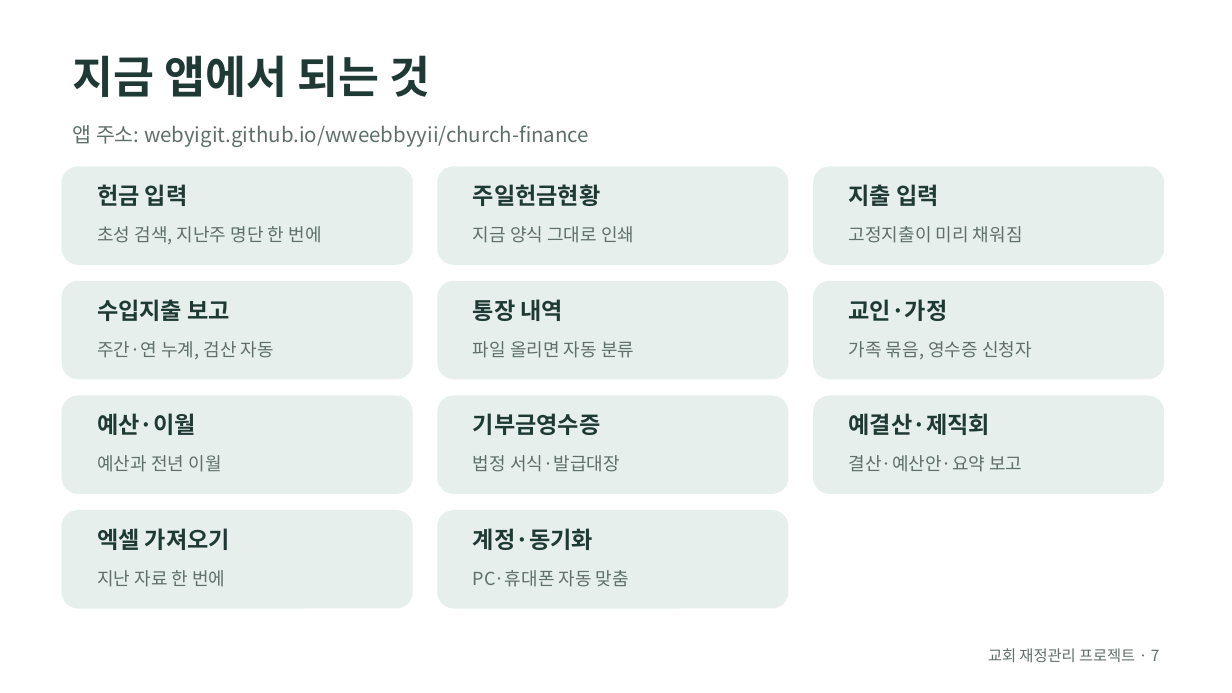
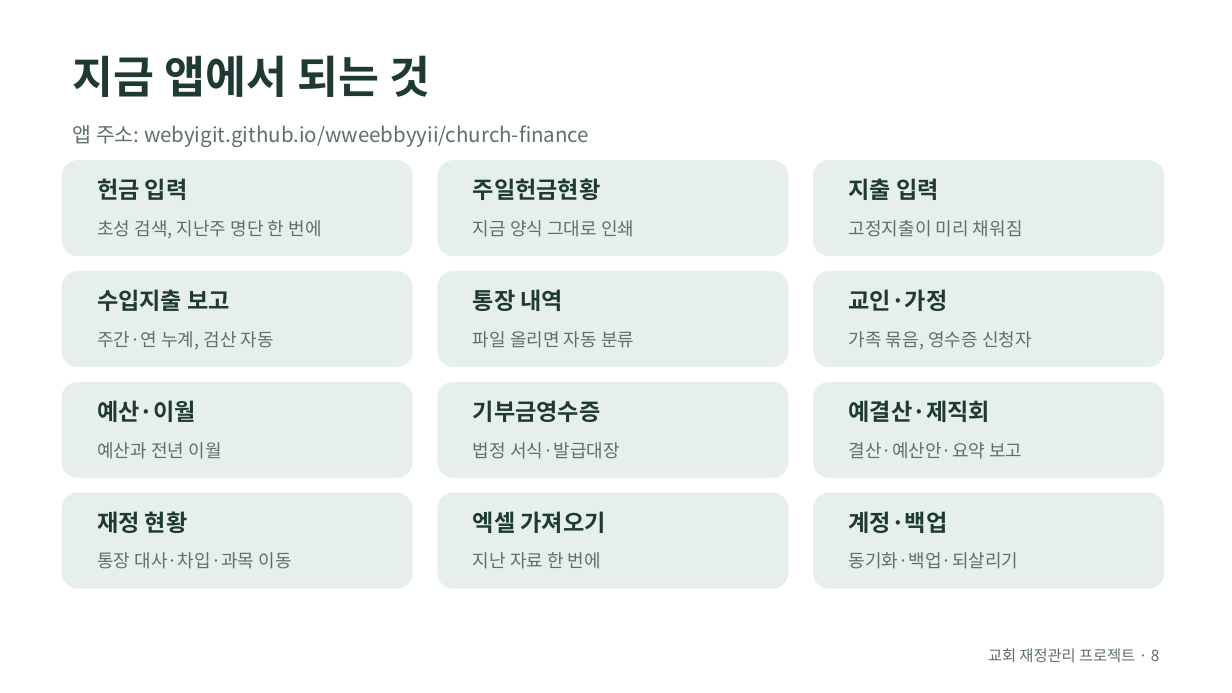
Before and after one commit to webyigit/wweebbyyii, a slide deck: slide 8 of church-finance/slides/history.odp (slide 7 before the commit). Drawn at 1232x693 pixels with LibreOffice and Linux fonts; fonts in the diff are those of the drawing. Boxes give left, top, right and bottom in pixels: in the first picture for what was removed or moved away, otherwise in the second. Text is boxed around its words. In the diff, an @@ line names an element or a change of style, - is before the commit and + after.

```diff
--- a/church-finance/slides/history.odp
+++ b/church-finance/slides/history.odp
@@ 6 texts, 3 rounded rectangles: place and size @@
-6 texts, 3 rounded rectangles at box(61, 167, 1165, 265)
+6 texts, 3 rounded rectangles at box(61, 160, 1165, 256)
@@ 6 texts, 3 rounded rectangles: place and size @@
-6 texts, 3 rounded rectangles at box(61, 281, 1165, 379)
+6 texts, 3 rounded rectangles at box(61, 272, 1165, 368)
@@ 6 texts, 5 rounded rectangles: place and size @@
-6 texts, 5 rounded rectangles at box(61, 396, 1165, 608)
+6 texts, 5 rounded rectangles at box(61, 382, 1165, 589)
@@ text "엑셀 가져오기": place and size @@
-text "엑셀 가져오기" at box(97, 528, 230, 550)
+text "엑셀 가져오기" at box(473, 511, 606, 533)
@@ rounded rectangle added at box(814, 493, 1165, 589), fill #E6EFEB @@
@@ text added at box(97, 511, 188, 533), 14.9 pt, text #1F3A34, bold @@
+재정 현황
@@ text removed at box(473, 528, 593, 550) @@
-계정·동기화
@@ text added at box(849, 511, 948, 533), 14.9 pt, text #1F3A34, bold @@
+계정·백업
@@ text added at box(97, 552, 291, 569), 11.6 pt, text #5F6F6A @@
+통장 대사·차입·과목 이동
@@ text "지난 자료 한 번에": place and size @@
-text "지난 자료 한 번에" at box(97, 570, 225, 587)
+text "지난 자료 한 번에" at box(473, 552, 601, 569)
@@ text added at box(849, 552, 1019, 569), 11.6 pt, text #5F6F6A @@
+동기화·백업·되살리기
@@ text removed at box(473, 570, 629, 587) @@
-PC·휴대폰 자동 맞춤
@@ text at box(988, 648, 1160, 662): text changed @@
-교회 재정관리 프로젝트 · 7
+교회 재정관리 프로젝트 · 8
```
Also in this commit, not shown: 10 other slides changed, 1 slide added, 4 other files.
